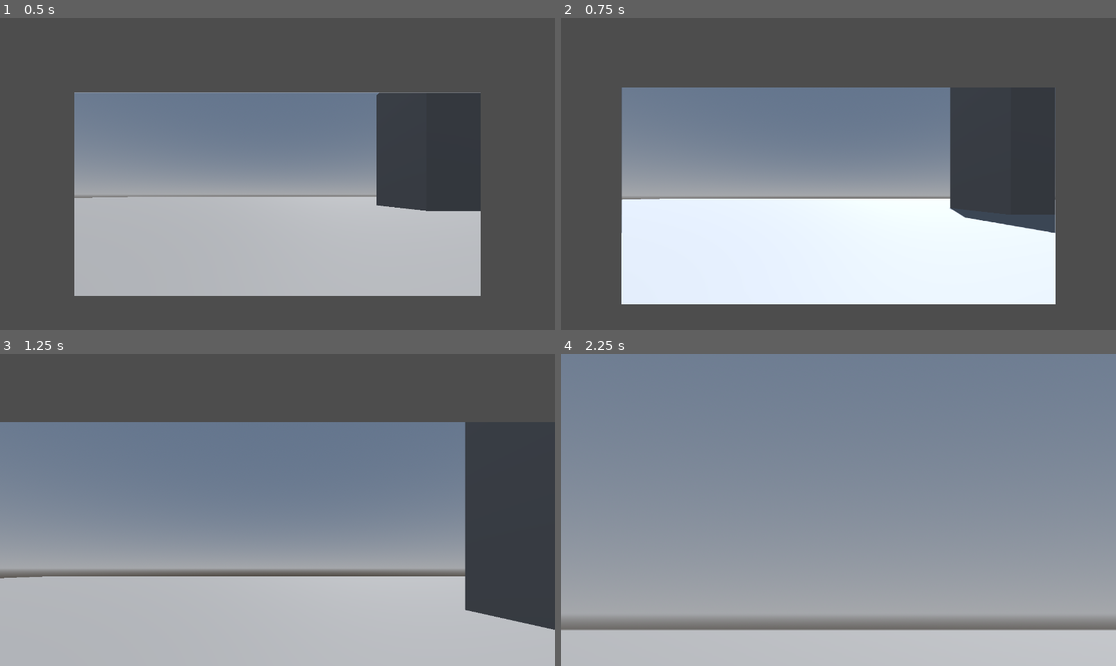
Above: before the commit, frames 1-4 (two rows, left to right).
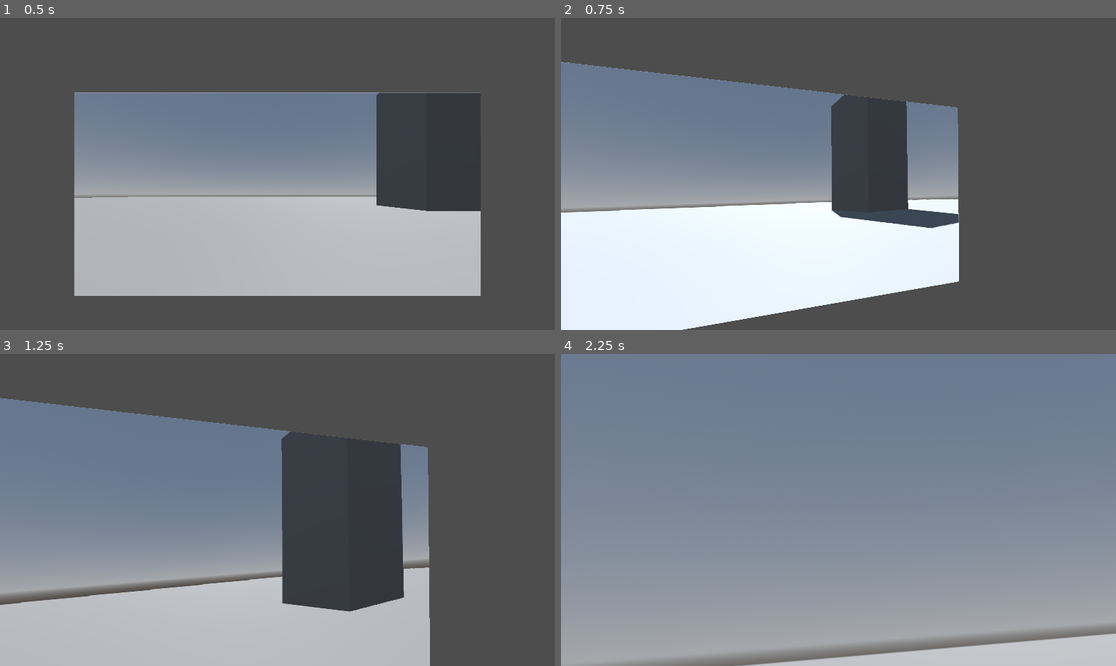
Above: after the commit, the same moments.

Repository: ogilliland/godot-asynchronous-reprojection
Game: Godot game, scene res://scenes/async_reprojection.tscn
Two runs of this game, one before a commit and one after it. Both use one fixed random seed, a clock stepped at 60 frames per second and the inputs below.
Inputs (mouse positions are in pixels of both pictures, inside the frame that each line leads up to):
- Up to frame 1 (0.5 s): no input
- Up to frame 2 (0.75 s): tap Enter at 0.5 s; move the mouse to (866, 174) at 0.52 s; hold Up (move_forward) from 0.53 s (still down)
- Up to frame 3 (1.25 s): keep holding Up (move_forward); tap Space (jump) at 0.77 s
- Up to frame 4 (2.25 s): keep holding Up (move_forward); move the mouse to (810, 510) at 1.27 s; tap Space (jump) at 1.52 s; move the mouse to (849, 503) at 2.02 s

Frame 1 is identical in both runs. In frame 2, 29% of the frame differs, in the area x 0-90%, y 14-100%; in frame 3, 25%; in frame 4, 10%.

Commit message:
Fix camera rotation inside viewport

Diff:
--- a/scripts/async_camera.gd
+++ b/scripts/async_camera.gd
@@ -8,4 +8,3 @@
 func _process(delta) -> void:
 	var source_camera = get_node(viewport_path).get_camera_3d()
 	global_transform = source_camera.global_transform
-	# TO DO - fix camera rotation
--- a/scripts/async_reprojection.gd
+++ b/scripts/async_reprojection.gd
@@ -12,5 +12,10 @@
 	var frame_duration = 1.0/float(target_fps)
 	timer.start(frame_duration)
 
+
 func _on_timer_timeout():
 	viewport.render_target_update_mode = SubViewport.UPDATE_ONCE
+
+
+func _input(event: InputEvent):
+	viewport.push_input(event)
